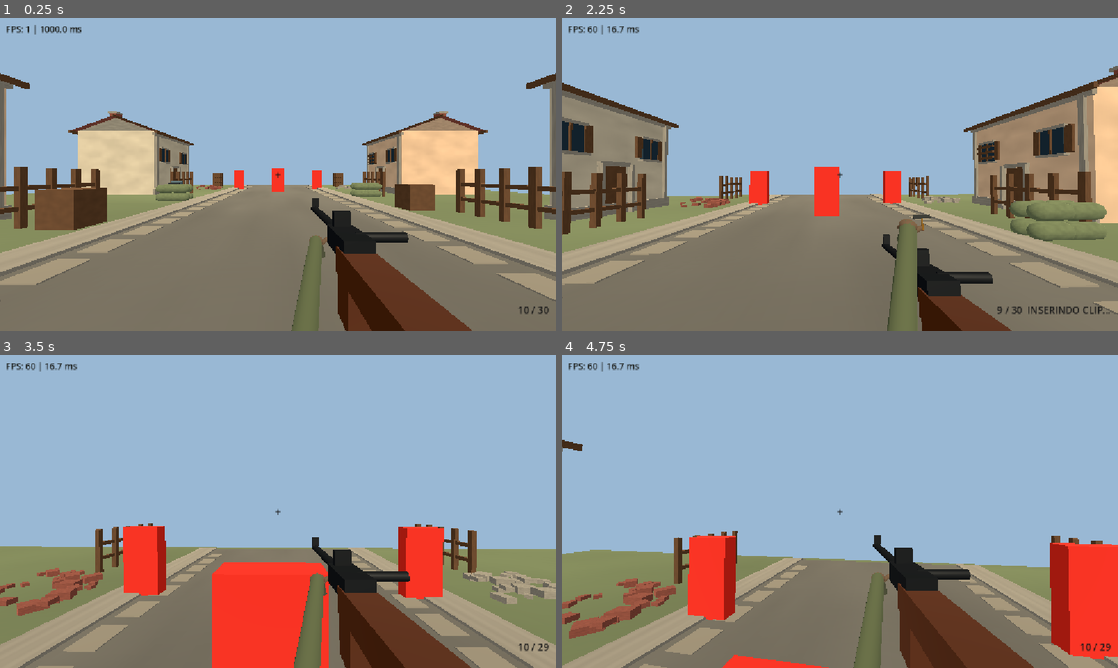
Above: before the commit, frames 1-4 (two rows, left to right).
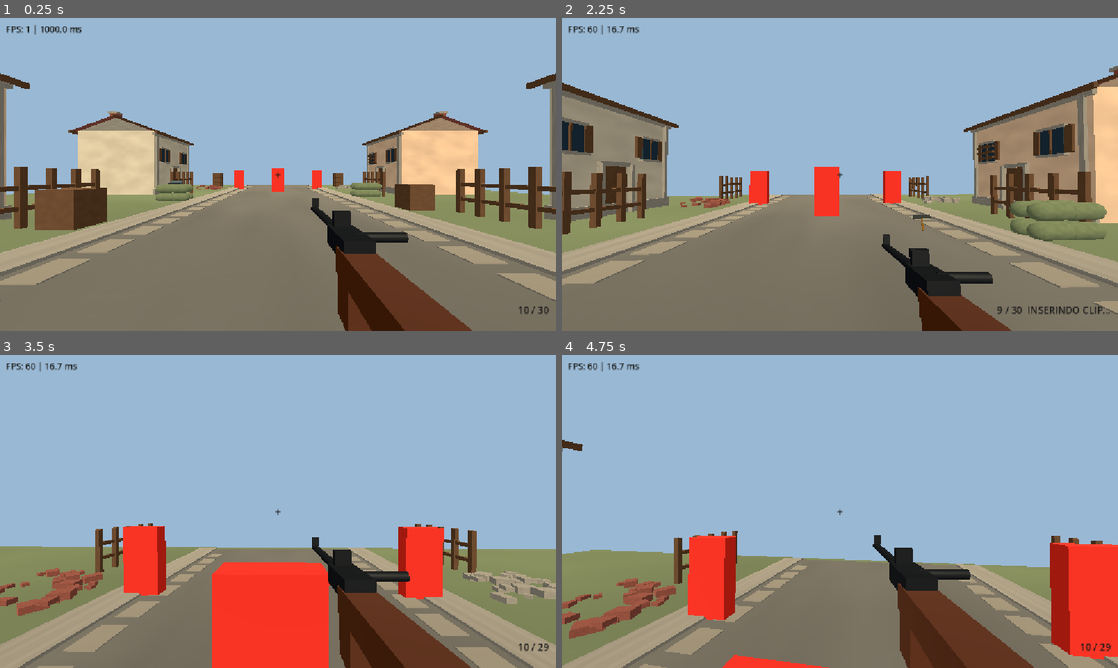
Above: after the commit, the same moments.

Repository: Evertonzinn/ww2-fps
Game: Godot game, scene res://main.tscn
Two runs of this game, one before a commit and one after it. Both use one fixed random seed, a clock stepped at 60 frames per second and the inputs below.
Inputs (mouse positions are in pixels of both pictures, inside the frame that each line leads up to):
- Up to frame 1 (0.25 s): no input
- Up to frame 2 (2.25 s): tap Enter at 0.5 s; move the mouse to (867, 174) at 0.52 s; hold W from 0.53 s (still down); tap R at 0.6, 2.1 s; click (867, 174) at 0.67 s; tap Space at 0.77, 1.52 s; move the mouse to (812, 174) at 1.27 s; tap Shift at 1.35 s; move the mouse to (851, 168) at 2.02 s
- Up to frame 3 (3.5 s): keep holding W; move the mouse to (272, 517) at 2.77 s; tap Shift at 2.85 s; click (272, 517) at 2.92 s; tap Space at 3.02 s
- Up to frame 4 (4.75 s): keep holding W; move the mouse to (878, 514) at 3.52 s; tap R at 3.6 s; tap Space at 3.77, 4.25, 4.52 s; move the mouse to (795, 508) at 4.27 s; tap Shift at 4.35 s

The runs differ from the first frame. In frame 1, 0.8% of the frame differs, in the area x 52-59%, y 69-100%; in frame 2, 0.9%; in frame 3, 1.1%; in frame 4, 1.1%.

Commit message:
feat: replace primitive FPS arms with licensed BAMEN skinned rig

Diff:
--- a/weapon.gd
+++ b/weapon.gd
@@ -65,6 +65,8 @@
 	first_person_arms = ArmsVisual.new() as FirstPersonArms
 	first_person_arms.name = "FirstPersonArms"
 	add_child(first_person_arms)
+	# Import skinned BAMEN asset in 1K by default; the rifle stays independent.
+	first_person_arms.set_texture_quality(false)
 	# Without a GLB, the scene's original procedural meshes remain visible.
 	_equip_real_rifle(2)
 	shot_audio.stream = _placeholder_sound(true)
@@ -253,9 +255,12 @@
 	if reloading or pending_reload or bolt_timer > 0.0:
 		return false
 	var size: int = 2 if high_quality else 1
-	if rifle_instance != null and active_texture_size == size:
-		return true
-	return _equip_real_rifle(size)
+	var rifle_ok: bool = true
+	if rifle_instance == null or active_texture_size != size:
+		rifle_ok = _equip_real_rifle(size)
+	if rifle_ok and first_person_arms != null:
+		first_person_arms.set_texture_quality(high_quality)
+	return rifle_ok
 
 func _equip_real_rifle(size: int) -> bool:
 	var sources: Array[String] = [
--- a/weapon_arms.gd
+++ b/weapon_arms.gd
@@ -1,147 +1,120 @@
 class_name FirstPersonArms
 extends Node3D
 
-# Low-poly visual placeholders for a first-person shooter, Godot Compatibility.
-# Attached to Weapon, so existing ADS, sway and recoil drive all parts together.
-# No armature or licensed asset modifications; this can later be replaced by a rigged GLB.
+# BAMEN FPS Arms, CC BY 4.0. 52-bone glTF model; no primitive placeholders.
+# FIRST PASS ONLY: aligns wrist positions; no full-body IK or finger animations.
+const MODEL_1K: String = "res://assets/characters/bamen_fps_arms/bamen_arms_1k.glb"
+const MODEL_2K: String = "res://assets/characters/bamen_fps_arms/bamen_arms_2k.glb"
 
-const RIGHT_ELBOW: Vector3 = Vector3(0.32, -0.48, 0.58)
-const RIGHT_GRIP: Vector3 = Vector3(0.115, -0.155, 0.19)
-const LEFT_ELBOW: Vector3 = Vector3(-0.32, -0.46, 0.14)
-const LEFT_SUPPORT: Vector3 = Vector3(-0.082, -0.132, -0.73)
-const LEFT_BOLT: Vector3 = Vector3(-0.092, 0.045, -0.47)
-const LEFT_CHARGER_OFFSET: Vector3 = Vector3(-0.062, 0.069, 0.014)
-const HAND_SPEED: float = 13.0
+@export var right_hand_grip: Vector3 = Vector3(0.12, -0.15, -0.27)
+@export var left_hand_support: Vector3 = Vector3(-0.08, -0.14, -0.80)
+@export var left_hand_bolt: Vector3 = Vector3(-0.07, 0.055, -0.48)
+@export var clip_hand_offset: Vector3 = Vector3(-0.055, 0.058, 0.005)
+@export_range(2.0, 30.0, 0.5) var blend_speed: float = 12.0
 
-var right_hand: Node3D
-var left_hand: Node3D
-var right_sleeve: MeshInstance3D
-var left_sleeve: MeshInstance3D
+var model_root: Node3D
+var skeleton: Skeleton3D
+var right_shoulder: int = -1
+var left_shoulder: int = -1
+var right_wrist: int = -1
+var left_wrist: int = -1
+var right_shoulder_rest: Transform3D
+var left_shoulder_rest: Transform3D
+var right_wrist_rest: Vector3
+var left_wrist_rest: Vector3
+var current_left_target: Vector3
+var active_quality: int = 0
 
 func _ready() -> void:
-	var fabric: StandardMaterial3D = StandardMaterial3D.new()
-	fabric.albedo_color = Color(0.32, 0.35, 0.23)
-	fabric.roughness = 0.96
-	var cuff: StandardMaterial3D = StandardMaterial3D.new()
-	cuff.albedo_color = Color(0.25, 0.26, 0.19)
-	cuff.roughness = 0.95
-	var leather: StandardMaterial3D = StandardMaterial3D.new()
-	leather.albedo_color = Color(0.39, 0.30, 0.22)
-	leather.roughness = 0.89
+	current_left_target = left_hand_support
+	# WeaponController loads the real model after instantiation.
 
-	right_sleeve = _make_sleeve("RightSleeve", fabric)
-	left_sleeve = _make_sleeve("LeftSleeve", fabric)
+func set_texture_quality(high_quality: bool) -> bool:
+	var quality: int = 2 if high_quality else 1
+	if model_root != null and is_instance_valid(model_root) and active_quality == quality:
+		return true
+	var path: String = MODEL_2K if quality == 2 else MODEL_1K
+	if not ResourceLoader.exists(path):
+		if quality == 2 and ResourceLoader.exists(MODEL_1K):
+			path = MODEL_1K
+			quality = 1
+		else:
+			push_warning("BAMEN FPS Arms: GLB missing: " + path)
+			return false
+	var packed: PackedScene = ResourceLoader.load(path) as PackedScene
+	if packed == null:
+		push_warning("BAMEN FPS Arms: cannot import GLB: " + path)
+		return false
+	var replacement: Node3D = packed.instantiate() as Node3D
+	if replacement == null:
+		return false
+	if model_root != null and is_instance_valid(model_root):
+		model_root.queue_free()
+	model_root = replacement
+	model_root.name = "BamenRiggedArms"
+	add_child(model_root)
+	skeleton = null
+	active_quality = quality
+	call_deferred("_bind_skeleton", replacement)
+	return true
 
-	right_hand = _make_gloved_hand("RightHand", leather, cuff)
-	right_hand.position = RIGHT_GRIP
-	right_hand.rotation.z = -0.20
+func _bind_skeleton(expected_model: Node3D) -> void:
+	if model_root != expected_model or not is_instance_valid(model_root):
+		return
+	var rigs: Array[Node] = model_root.find_children("*", "Skeleton3D", true, false)
+	if rigs.is_empty():
+		push_warning("BAMEN FPS Arms: no Skeleton3D after import")
+		model_root.visible = false
+		return
+	skeleton = rigs[0] as Skeleton3D
+	if skeleton == null:
+		model_root.visible = false
+		return
+	right_shoulder = _find_bone("arm1r")
+	left_shoulder = _find_bone("arm1l")
+	right_wrist = _find_bone("hand1r")
+	left_wrist = _find_bone("hand1l")
+	if right_shoulder < 0 or left_shoulder < 0 or right_wrist < 0 or left_wrist < 0:
+		push_warning("BAMEN FPS Arms: shoulder or wrist bones not recognized")
+		model_root.visible = false
+		skeleton = null
+		return
+	# Cache bones in Skeleton3D local coordinates before modifying either shoulder.
+	right_shoulder_rest = skeleton.get_bone_global_pose(right_shoulder)
+	left_shoulder_rest = skeleton.get_bone_global_pose(left_shoulder)
+	right_wrist_rest = skeleton.get_bone_global_pose(right_wrist).origin
+	left_wrist_rest = skeleton.get_bone_global_pose(left_wrist).origin
+	current_left_target = left_hand_support
+	_apply_target(right_shoulder, right_shoulder_rest, right_wrist_rest, right_hand_grip)
+	_apply_target(left_shoulder, left_shoulder_rest, left_wrist_rest, current_left_target)
+	print("BAMEN FPS arms imported: %d bones; wrist targeting active." % skeleton.get_bone_count())
 
-	left_hand = _make_gloved_hand("LeftHand", leather, cuff)
-	left_hand.position = LEFT_SUPPORT
-	left_hand.rotation.z = 0.12
+func update_pose(reloading: bool, phase: int, clip_position: Vector3, delta: float) -> void:
+	if skeleton == null or not is_instance_valid(skeleton):
+		return
+	var target: Vector3 = left_hand_support
+	if reloading:
+		match phase:
+			1, 3:
+				target = left_hand_bolt
+			2:
+				target = clip_position + clip_hand_offset
+	current_left_target = current_left_target.lerp(target, clampf(delta * blend_speed, 0.0, 1.0))
+	_apply_target(left_shoulder, left_shoulder_rest, left_wrist_rest, current_left_target)
 
-	_align_sleeve(right_sleeve, RIGHT_ELBOW, RIGHT_GRIP)
-	_align_sleeve(left_sleeve, LEFT_ELBOW, LEFT_SUPPORT)
+func _find_bone(prefix: String) -> int:
+	for i in range(skeleton.get_bone_count()):
+		var normalized: String = String(skeleton.get_bone_name(i)).to_lower()
+		normalized = normalized.replace(".", "").replace("_", "").replace("-", "").replace(" ", "")
+		if normalized.begins_with(prefix):
+			return i
+	return -1
 
-func update_pose(in_reload: bool, phase: int, charger_position: Vector3, delta: float) -> void:
-	if left_hand == null:
-		return
-	var target: Vector3 = LEFT_SUPPORT
-	var roll: float = 0.12
-	if in_reload:
-		match phase:
-			1:
-				# Reach for bolt while action opens.
-				target = LEFT_BOLT
-				roll = -0.20
-			2:
-				# Hand accompanies the charger, including downward pressure.
-				target = charger_position + LEFT_CHARGER_OFFSET
-				roll = -0.32
-			3:
-				# Stay at the action while the bolt is closing.
-				target = LEFT_BOLT
-				roll = -0.18
-	left_hand.position = left_hand.position.lerp(target, minf(1.0, delta * HAND_SPEED))
-	left_hand.rotation.z = lerpf(left_hand.rotation.z, roll, minf(1.0, delta * 11.0))
-	_align_sleeve(left_sleeve, LEFT_ELBOW, left_hand.position)
-
-func _make_sleeve(node_name: String, cloth: Material) -> MeshInstance3D:
-	var sleeve: MeshInstance3D = MeshInstance3D.new()
-	sleeve.name = node_name
-	var mesh: CylinderMesh = CylinderMesh.new()
-	mesh.top_radius = 0.043
-	mesh.bottom_radius = 0.062
-	mesh.height = 1.0
-	mesh.radial_segments = 10
-	sleeve.mesh = mesh
-	sleeve.material_override = cloth
-	add_child(sleeve)
-	return sleeve
-
-func _make_gloved_hand(node_name: String, glove: Material, cuff: Material) -> Node3D:
-	var root: Node3D = Node3D.new()
-	root.name = node_name
-	add_child(root)
-
-	var palm: SphereMesh = SphereMesh.new()
-	palm.radius = 0.043
-	palm.height = 0.086
-	palm.radial_segments = 12
-	palm.rings = 6
-	var palm_visual: MeshInstance3D = MeshInstance3D.new()
-	palm_visual.name = "GlovedPalm"
-	palm_visual.mesh = palm
-	palm_visual.material_override = glove
-	palm_visual.scale = Vector3(1.16, 0.84, 1.15)
-	root.add_child(palm_visual)
-
-	var wrist: CylinderMesh = CylinderMesh.new()
-	wrist.top_radius = 0.041
-	wrist.bottom_radius = 0.048
-	wrist.height = 0.065
-	wrist.radial_segments = 10
-	var cuff_visual: MeshInstance3D = MeshInstance3D.new()
-	cuff_visual.name = "Cuff"
-	cuff_visual.mesh = wrist
-	cuff_visual.material_override = cuff
-	cuff_visual.position = Vector3(0.0, -0.057, 0.015)
-	root.add_child(cuff_visual)
-
-	# Four distinct digits provide a readable grip without heavy skinned meshes.
-	var finger_shape: CapsuleMesh = CapsuleMesh.new()
-	finger_shape.radius = 0.010
-	finger_shape.height = 0.062
-	finger_shape.radial_segments = 8
-	finger_shape.rings = 3
-	for i in range(4):
-		var finger: MeshInstance3D = MeshInstance3D.new()
-		finger.name = "Finger%d" % i
-		finger.mesh = finger_shape
-		finger.material_override = glove
-		finger.position = Vector3(-0.028 + float(i) * 0.019, -0.015, -0.050)
-		finger.rotation.x = PI * 0.42
-		root.add_child(finger)
-
-	var thumb_shape: CapsuleMesh = CapsuleMesh.new()
-	thumb_shape.radius = 0.015
-	thumb_shape.height = 0.070
-	thumb_shape.radial_segments = 8
-	thumb_shape.rings = 3
-	var thumb: MeshInstance3D = MeshInstance3D.new()
-	thumb.name = "Thumb"
-	thumb.mesh = thumb_shape
-	thumb.material_override = glove
-	thumb.position = Vector3(0.051, -0.008, 0.003)
-	thumb.rotation.z = -0.90
-	root.add_child(thumb)
-	return root
-
-func _align_sleeve(sleeve: MeshInstance3D, elbow: Vector3, wrist: Vector3) -> void:
-	var direction: Vector3 = wrist - elbow
-	var length: float = direction.length()
-	if length <= 0.001:
-		return
-	sleeve.position = (elbow + wrist) * 0.5
-	sleeve.quaternion = Quaternion(Vector3.UP, direction / length)
-	sleeve.scale = Vector3(1.0, length, 1.0)
+func _apply_target(shoulder: int, base: Transform3D, rest_wrist: Vector3, weapon_point: Vector3) -> void:
+	# Shift shoulder root and its complete skinned arm together to place wrist.
+	# This is intentionally limited: elbow IK / finger grasp require a later rigging pass.
+	var target_world: Vector3 = global_transform * weapon_point
+	var target_local: Vector3 = skeleton.global_transform.affine_inverse() * target_world
+	var desired: Transform3D = base
+	desired.origin += target_local - rest_wrist
+	skeleton.set_bone_global_pose(shoulder, desired)
Not shown, added: docs/bamen-arms-license.md
Not shown, added: docs/v082-bamen-fps-arms.md
